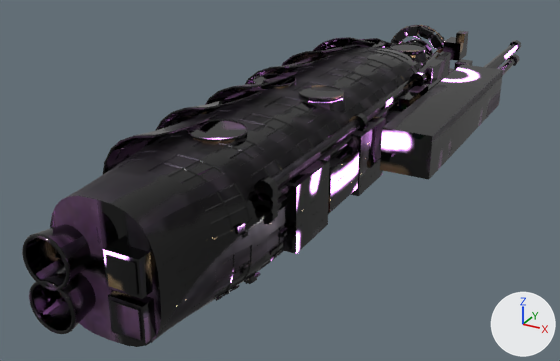
The glTF model sovereign/src/data/models/chimera_regent_hero.glb: old version first, new version second.
One viewpoint serves both versions: a 50 mm camera at (450.0, -975.0, 378.0) aimed at (-58.0, -53.0, -83.0). Every picture has the same lights, and +X, +Y and +Z are marked at lower right. The older version comes first. Where no turn or scale is listed for an object, it has been applied to the vertices. Vertices at exactly the same position are counted once.
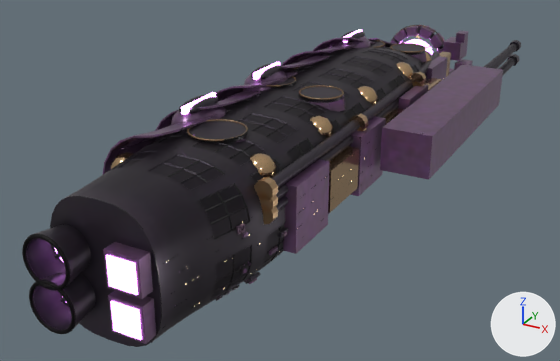
What the commit changed:
me_mesh_0 is used by ob_mesh_0; location (-218.0, 551.0, -110.0).
me_mesh_0 had 32092 vertices, 61432 faces and spanned x 0.0..398.0, y -1087.0..0.0, z 0.0..211.0.
me_mesh_0 now has 38612 vertices, 74308 faces and spans x 0.0..398.0, y -1087.0..0.0, z 0.0..212.0.
me_mesh_0 part 1: a new loose piece, an icosphere of 80 faces spanning x 266.0..300.0, y -469.0..-433.0, z 149.0..187.0, in mat_baked_hull.
me_mesh_0 part 2: a new loose piece, an icosphere of 80 faces spanning x 266.0..300.0, y -609.0..-573.0, z 150.0..187.0, in mat_baked_hull.
me_mesh_0 part 3: a new loose piece, an icosphere of 80 faces spanning x 266.0..300.0, y -749.0..-713.0, z 150.0..187.0, in mat_baked_hull.
me_mesh_0 part 4: a new loose piece, an icosphere of 80 faces spanning x 266.0..300.0, y -889.0..-853.0, z 150.0..187.0, in mat_baked_hull.
me_mesh_0 part 5: a new loose piece, an icosphere of 80 faces spanning x 131.0..165.0, y -942.0..-907.0, z 143.0..180.0, in mat_baked_hull.
me_mesh_0 part 6: a new loose piece, a UV sphere (16 segments, 8 rings, poles along z) spanning x 142.0..201.0, y -422.0..-340.0, z 157.0..201.0, in mat_baked_hull.
me_mesh_0 part 7: a new loose piece, a box spanning x 169.0..174.3, y -413.3..-348.8, z 194.6..203.5, in mat_baked_hull.
me_mesh_0 part 8: a new loose piece, an icosphere of 80 faces spanning x 173.0..185.0, y -410.0..-352.0, z 192.0..204.0, in mat_baked_hull.
me_mesh_0 part 9: a new loose piece, a UV sphere (16 segments, 8 rings, poles along z) spanning x 137.0..196.0, y -692.0..-610.0, z 164.0..208.0, in mat_baked_hull.
me_mesh_0 part 10: a new loose piece, a box spanning x 163.7..169.0, y -683.3..-618.8, z 202.5..211.4, in mat_baked_hull.
me_mesh_0 part 11: a new loose piece, an icosphere of 80 faces spanning x 153.0..165.0, y -680.0..-622.0, z 200.0..212.0, in mat_baked_hull.
me_mesh_0 part 12: a new loose piece, an icosphere of 80 faces spanning x 168.0..179.0, y -680.0..-622.0, z 200.0..212.0, in mat_baked_hull.
me_mesh_0 part 13: a new loose piece, a UV sphere (16 segments, 8 rings, poles along z) spanning x 137.0..196.0, y -852.0..-770.0, z 164.0..208.0, in mat_baked_hull.
me_mesh_0 part 14: a new loose piece, a box spanning x 163.7..169.0, y -843.3..-778.7, z 202.5..211.4, in mat_baked_hull.
me_mesh_0 part 15: a new loose piece, an icosphere of 80 faces spanning x 153.0..165.0, y -840.0..-782.0, z 200.0..212.0, in mat_baked_hull.
me_mesh_0 part 16: a new loose piece, an icosphere of 80 faces spanning x 168.0..179.0, y -840.0..-782.0, z 200.0..212.0, in mat_baked_hull.
me_mesh_0 part 17: 500 vertices moved within x 115.0..325.0, y -1049.0..-124.0, z 27.0..195.0; 1262 vertices removed from x 134.0..325.0, y -1049.0..-174.0, z 71.0..140.0; 6752 vertices added at x 134.0..325.0, y -1049.0..-174.0, z 72.0..183.0.
me_mesh_0 part 18: 32341 kept faces spanning x 0.0..398.0, y -1087.0..0.0, z 0.0..211.0 get new texture (UV) coordinates.
Other edits to the shape of me_mesh_0 do not show in these pictures.

Location of each change, [x1, y1, x2, y2] in pixels of the pictures (560 x 361 px):
part 1 of me_mesh_0, added: after [396, 62, 414, 79]
part 2 of me_mesh_0, added: after [358, 86, 378, 105]
part 3 of me_mesh_0, added: after [310, 116, 333, 137]
part 4 of me_mesh_0, added (brown): after [250, 153, 276, 178]
part 5 of me_mesh_0, added (mostly hidden): after [111, 152, 134, 169]
part 6 of me_mesh_0, added: after [333, 36, 371, 52]
part 7 of me_mesh_0, added: after [343, 29, 362, 43]
part 8 of me_mesh_0, added: after [349, 32, 365, 42]
part 9 of me_mesh_0, added: after [243, 71, 287, 91]
part 10 of me_mesh_0, added: after [253, 62, 280, 80]
part 11 of me_mesh_0, added: after [251, 64, 271, 78]
part 12 of me_mesh_0, added: after [261, 65, 283, 79]
part 13 of me_mesh_0, added: after [171, 102, 227, 125]
part 14 of me_mesh_0, added: after [181, 92, 216, 115]
part 15 of me_mesh_0, added: after [179, 95, 205, 112]
part 16 of me_mesh_0, added: after [190, 97, 218, 114]
part 17 of me_mesh_0, reshaped: before [162, 39, 375, 329]; after [162, 39, 450, 329]
part 18 of me_mesh_0, surface changed: [23, 25, 521, 344] in both
